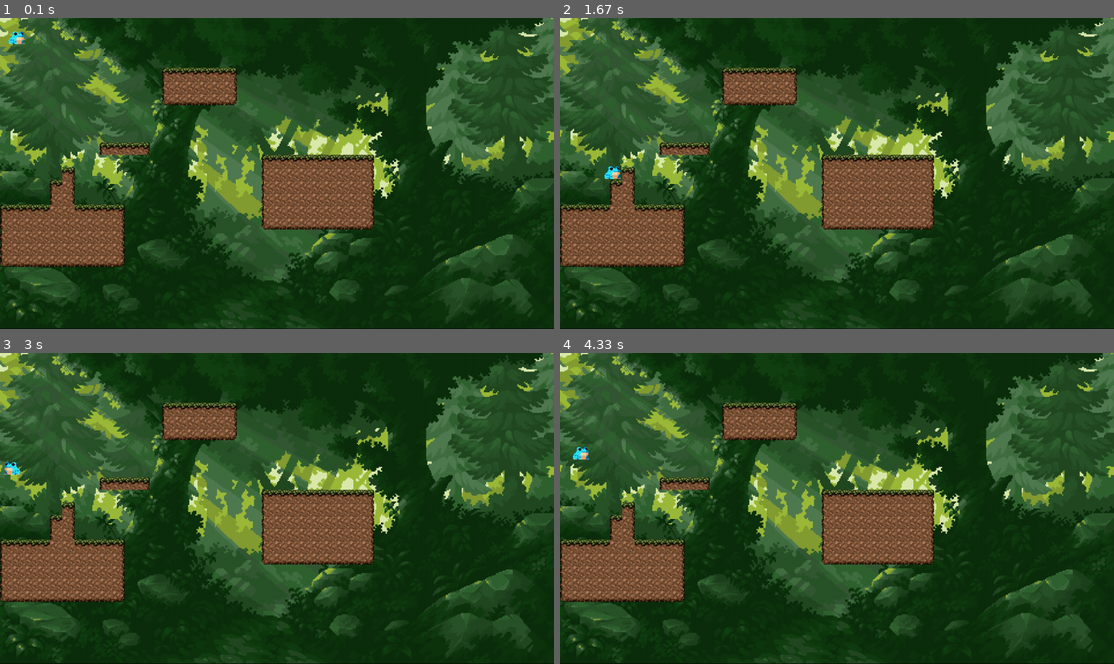
Above: before the commit, frames 1-4 (two rows, left to right).
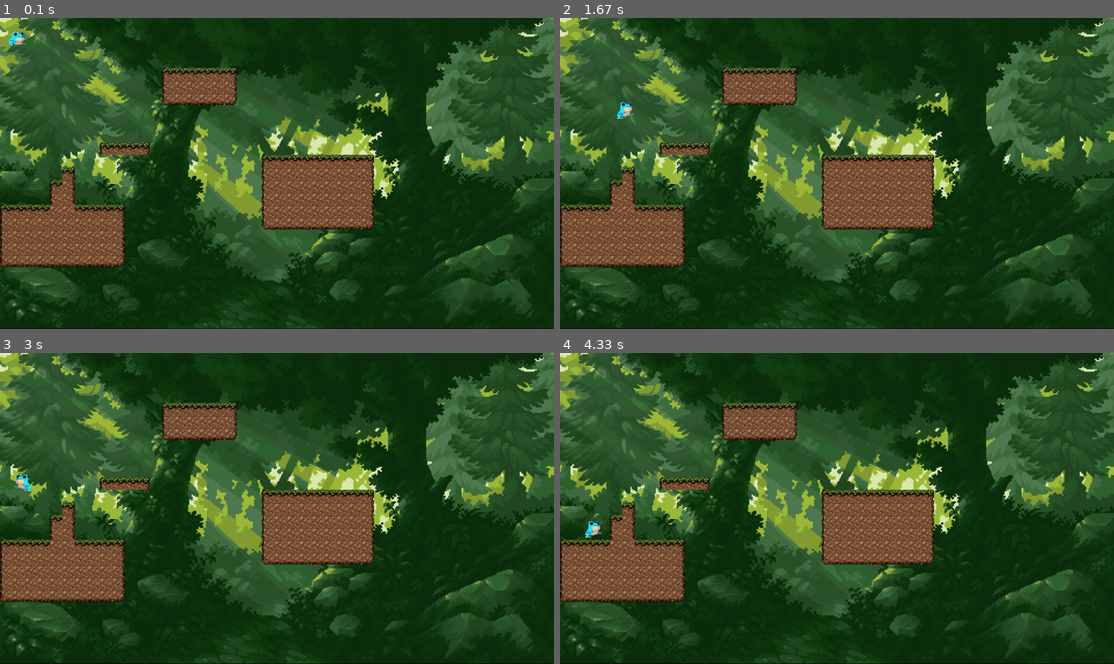
Above: after the commit, the same moments.

Repository: GuilhermeGZanetti/pygame-engine
Game: pygame game, started from main.py
Two runs of this game, one before a commit and one after it. Both use one fixed random seed, a clock stepped at 60 frames per second and the inputs below.
Inputs:
- Up to frame 1 (0.1 s): no input
- Up to frame 2 (1.67 s): hold Right 0.33-0.8 s; hold Up 0.83-1.13 s; hold Right 1.17-1.63 s
- Up to frame 3 (3 s): hold Left 1.67-2.2 s; hold Left 2.23-2.63 s; hold Up from 2.67 s (still down)
- Up to frame 4 (4.33 s): release Up at 3.03 s; hold Right 3.07-3.7 s; hold Left 3.73-4.2 s; hold Right from 4.23 s (still down)

The runs differ from the first frame. In frame 1, less than 0.1% of the frame differs, in the area x 1-5%, y 4-9%; in frame 2, 0.2%; in frame 3, 0.2%; in frame 4, 0.2%, in the area x 2-8%, y 30-60%.

Commit message:
feat: animation

Diff:
--- /dev/null
+++ b/animator.py
@@ -0,0 +1,59 @@
+import pygame
+from pygame.surface import Surface
+
+from config import Config
+import time
+
+from src.vector2d import Vector2D
+
+class Animator:
+    def __init__(self, idle_frames: list[Surface], run_frames: list[Surface], jump_frames: list[Surface], starting_animation: str = "idle") -> None:
+        self.facing_right = True
+        self.frame_index = 0
+        self.current_animation = starting_animation
+        self.animation_speed = Config.ANIMATION_SPEED  # Adjust the speed of the animation
+        self.time_since_last_frame = 0
+
+        self.idle_frames = idle_frames
+        self.run_frames = run_frames
+        self.jump_frames = jump_frames
+
+        self.frames = idle_frames
+
+        # Set the current image
+        self.current_image: Surface = self.run_frames[0]
+
+    def update(self, velocity: Vector2D, is_jumping: bool, delta_time: float, is_running: bool) -> None:
+        if is_jumping:
+            if self.current_animation != "jump":
+                self.current_animation = "jump"
+                self.frame_index = 0
+                self.frames = self.jump_frames
+                self.time_since_last_frame = 0
+        elif is_running:
+            if self.current_animation != "run":
+                self.current_animation = "run"
+                self.frame_index = 0
+                self.frames = self.run_frames
+                self.time_since_last_frame = 0
+        else:
+            if self.current_animation != "idle":
+                self.current_animation = "idle"
+                self.frame_index = 0
+                self.frames = self.idle_frames
+                self.time_since_last_frame = 0
+
+        # Flip the image if moving left/right
+        if velocity.x < -0.5 and self.facing_right:
+            self.facing_right = False
+        elif velocity.x > 0.5 and not self.facing_right:
+            self.facing_right = True
+
+        self.time_since_last_frame += delta_time
+        if self.time_since_last_frame > self.animation_speed:
+            # Update the frame index
+            self.frame_index = (self.frame_index + 1) % len(self.frames)
+            self.current_image = self.frames[self.frame_index]
+            if not self.facing_right:
+                self.current_image = pygame.transform.flip(self.current_image, True, False)
+            self.time_since_last_frame = 0
--- a/config.py
+++ b/config.py
@@ -11,13 +11,17 @@
     BACKGROUND_X = 480
     BACKGROUND_Y = 270
     FROG_SPRITESHEET_RUN = "sprites/frog_anim/BlueBlue/ToxicFrogBlueBlue_Hop.png"
+    FROG_SPRITESHEET_IDLE = "sprites/frog_anim/BlueBlue/ToxicFrogBlueBlue_Idle.png"
     FROG_WIDTH = 24
     FROG_HEIGHT = 24
     FROG_SCALE = 2
 
+    #ANIMATION
+    ANIMATION_SPEED=0.1
+
     #Gameplay Frog
-    GRAVITY = 500
+    GRAVITY = 700
     DRAG = 1/100
     FIXED_DRAG = 100
     FROG_SPEED = 100
-    JUMP_SPEED = 600
+    JUMP_SPEED = 500
--- a/frog.py
+++ b/frog.py
@@ -1,5 +1,6 @@
 from pygame import Rect, Surface
 import pygame
+from animator import Animator
 from config import Config
 from src.tilemap import GameMap, Tile
 from src.utils import load_img
@@ -8,24 +9,21 @@
 
 
 class Frog:
-    def __init__(self, sprite_sheet, px: int, py: int, size: float = 1) -> None:
+    def __init__(self, run_sprite_sheet, idle_sprite_sheet, px: int, py: int, size: float = 1) -> None:
         self.last_time: float = time.time()
         self.delta_time: float = 0
-        self.sprite_sheet: Surface = load_img(sprite_sheet)
-        self.rect: Rect = pygame.rect.Rect(px, py, Config.FROG_WIDTH*size, Config.FROG_HEIGHT*size)
+        self.run_sprite_sheet: Surface = load_img(run_sprite_sheet)
+        self.idle_sprite_sheet: Surface = load_img(idle_sprite_sheet)
+        self.rect: Rect = pygame.rect.Rect(px, py, Config.FROG_WIDTH * size, Config.FROG_HEIGHT * size)
         self.velocity: Vector2D = Vector2D(0, 0)
         self.position: Vector2D = Vector2D(px, py)
 
-        self.facing_right = True
+        # Animation
+        self.run_frames = self.init_sprite_sheet(self.run_sprite_sheet, 7, size)
+        self.idle_frames = self.init_sprite_sheet(self.idle_sprite_sheet, 8, size)
+        self.jump_frames = self.init_sprite_sheet(self.run_sprite_sheet, 1, size, offset=3)
 
-        self.current_image: Surface = self.sprite_sheet.subsurface(
-            (0 * Config.FROG_WIDTH + 10,
-             0 * Config.FROG_HEIGHT + 10,
-             Config.FROG_WIDTH,
-             Config.FROG_HEIGHT)
-        )
-        # Increase image size
-        self.current_image = pygame.transform.scale(self.current_image, (Config.FROG_WIDTH * size, Config.FROG_HEIGHT * size))
+        self.animator = Animator(run_frames=self.run_frames, idle_frames=self.idle_frames, jump_frames=self.jump_frames, starting_animation="idle")
 
 
     def update(self, screen: Surface, level: GameMap) -> None:
@@ -38,6 +36,7 @@
         self.move_and_apply_collisions(level=level)
         self.verify_screen_bounds()
 
+        self.animate(level=level)
         self.draw(screen)
 
 
@@ -48,8 +47,12 @@
 
         if pressed_keys[pygame.K_LEFT]:
             self.velocity.x = -Config.FROG_SPEED
+            self.is_moving = True
         elif pressed_keys[pygame.K_RIGHT]:
             self.velocity.x = Config.FROG_SPEED
+            self.is_moving = True
+        else:
+            self.is_moving = False
 
         if pressed_keys[pygame.K_UP]:
             if not self.is_jumping(level):
@@ -59,19 +62,30 @@
         self.velocity.y = -Config.JUMP_SPEED
 
 
+    #### ANIMATION ####
+    def animate(self, level: GameMap) -> None:
+        self.animator.update(
+            velocity=self.velocity,
+            is_jumping=self.is_jumping(level),
+            delta_time=self.delta_time,
+            is_running=self.is_moving
+        )
+
+
+    def init_sprite_sheet(self, image: Surface, number_frames: int, size: float, offset: int = 0) -> list[Surface]:
+        frames = [
+            image.subsurface(((x * 2 * Config.FROG_WIDTH)+10, 10, Config.FROG_WIDTH, Config.FROG_HEIGHT))
+            for x in range(offset, offset+number_frames)
+        ]
+        frames = [pygame.transform.scale(frame, (Config.FROG_WIDTH * size, Config.FROG_HEIGHT * size)) for frame in frames]
+
+        return frames
 
 
     #### DRAWING ####
 
     def draw(self, screen: Surface) -> None:
-        # Invert image depending on velocity.x
-        if self.velocity.x < -0.5 and self.facing_right:
-            self.current_image = pygame.transform.flip(self.current_image, True, False)
-            self.facing_right = False
-        if self.velocity.x > 0.5 and not self.facing_right:
-            self.current_image = pygame.transform.flip(self.current_image, True, False)
-            self.facing_right = True
-        screen.blit(self.current_image, self.rect)
+        screen.blit(self.animator.current_image, self.rect)
         # Draw red rectangle for debug
         # pygame.draw.rect(screen, (255, 0, 0), self.rect, 1)
 
@@ -148,8 +162,6 @@
 
     def is_jumping(self, level: GameMap) -> bool:
         collided_tile: Tile = level.detect_tile_collision(pygame.rect.Rect(self.rect.x, self.rect.y + 2, self.rect.width, self.rect.height))
-        if collided_tile:
-            print(f"Collided top: {collided_tile.rect.top} == {self.rect.bottom}")
         if collided_tile and collided_tile.rect.top < self.rect.bottom+2 and collided_tile.rect.top > self.rect.bottom-2:
             return False
         return True
--- a/scenes/GameScene.py
+++ b/scenes/GameScene.py
@@ -12,7 +12,9 @@
         self.load_images()
         tile_list = TileList("sprites/nature_elements/nature_tileset.png", Config.TILE_SIZE, Config.TILE_SIZE)
         self._level = GameMap(f"maps/{level}", tile_list=tile_list, scale=Config.SCALE)
-        self.player = Frog(sprite_sheet=Config.FROG_SPRITESHEET_RUN, px=20, py=20, size=Config.FROG_SCALE)
+        self.player = Frog(run_sprite_sheet=Config.FROG_SPRITESHEET_RUN,
+                           idle_sprite_sheet=Config.FROG_SPRITESHEET_IDLE,
+                           px=20, py=20, size=Config.FROG_SCALE)
 
 
         self.font = pygame.font.SysFont(None, 48)
@@ -31,8 +33,6 @@
             pygame.quit()
             sys.exit(0)
 
-        teclas_pressionadas = pygame.key.get_pressed()
-
     def update_states(self):
         """ Update game state """
 
